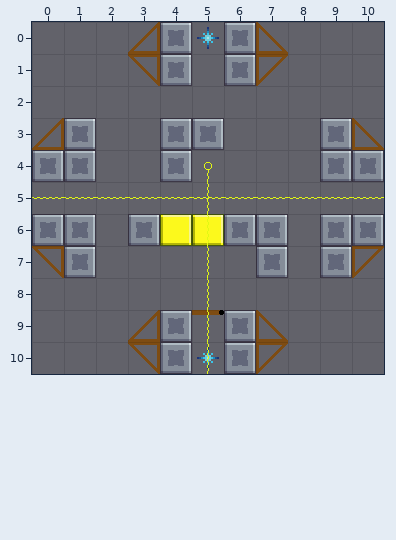
Tiled map (JSON) -- Assets/Level_Editor/TileMap/Room_41.tmj. That is the earlier state.
Cells are 32x32 px. Shown: x 0..10, y 0..10.
Now the later version:
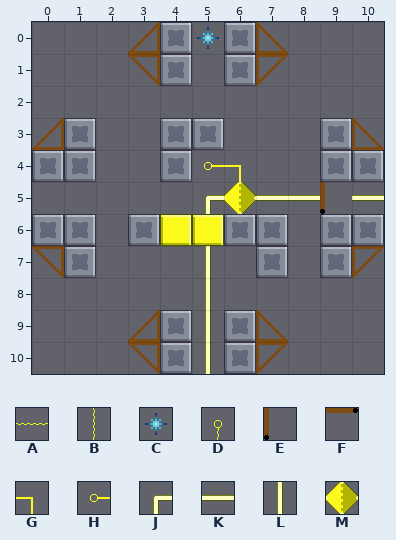
Key: from "tileSet": A 6, B 15, C 20, D 37, E 82 "cable", F 84, G 159 "cable", H 187 "cable", J 210 "cable", K 211 "cable", L 220 "cable", M 221 "cable".
_ is an empty cell.
Tiles replaced or removed in this view: A, B, C, D, F.
The exact change:
Changed rows in their new state; . is an unchanged cell.
Layer "Overlap":
first column x 5:
 4 HG....
 5 JMKKEK
 7 L.....
 8 L.....
 9 L.....
10 L.....
Layer "Line" (removed):
first column x 0:
 5 ___________
 6 ....._.....
 7 ....._.....
 8 ....._.....
 9 ....._.....
10 ....._.....
